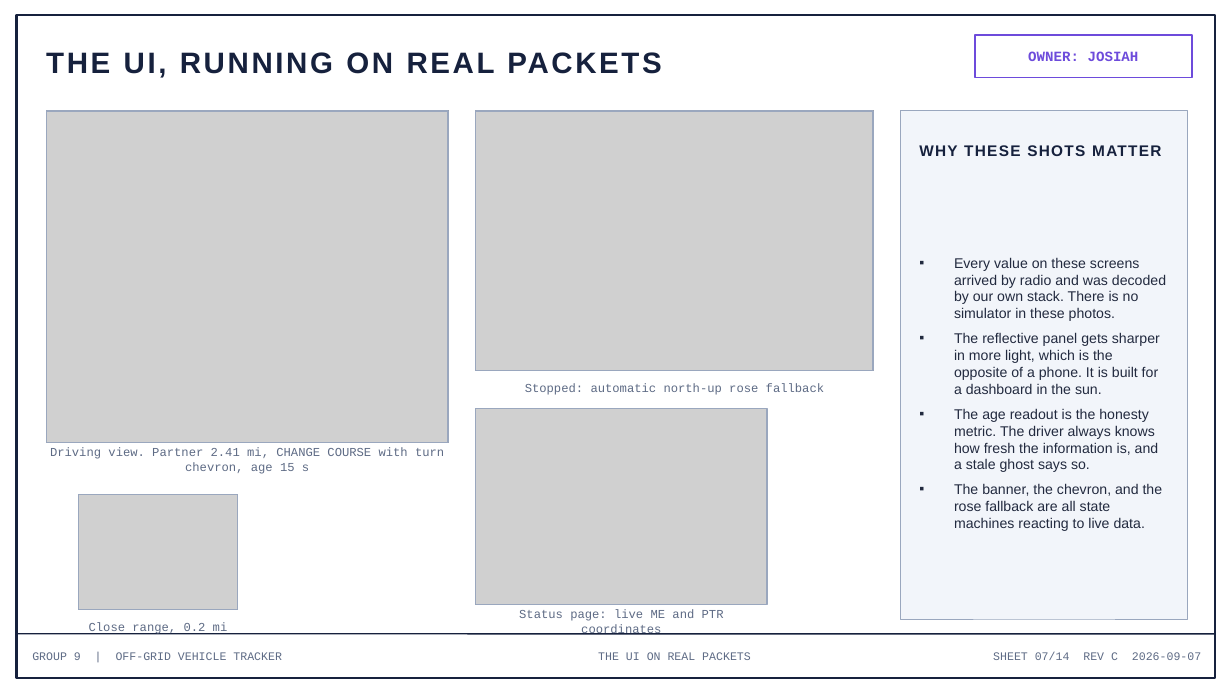
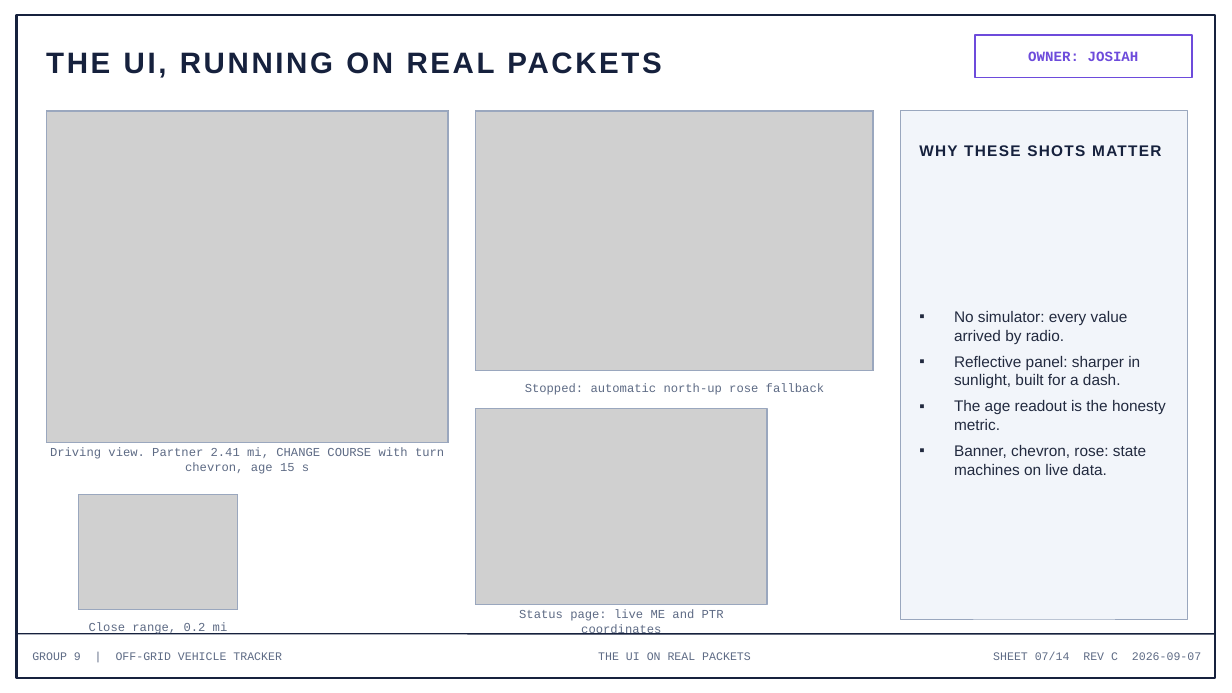
Before and after one commit to deosgracius/offgrid-vehicle-tracker, a slide deck: slide 7 of docs/presentations/Group9_Presentation3_Week3.pptx. Drawn at 1232x693 pixels with LibreOffice and Linux fonts; fonts in the diff are those of the drawing; grey boxes stand for pictures. Boxes give left, top, right and bottom in pixels: in the first picture for what was removed or moved away, otherwise in the second. Text is boxed around its words. In the diff, an @@ line names an element or a change of style, - is before the commit and + after.

```diff
--- a/docs/presentations/Group9_Presentation3_Week3.pptx
+++ b/docs/presentations/Group9_Presentation3_Week3.pptx
@@ text at box(954, 311, 1166, 475): text changed; size 11 to 12 pt @@
-▪ Every value on these screens arrived by radio and was decoded by our own stack. There is no simulator in these photos.
-▪ The reflective panel gets sharper in more light, which is the opposite of a phone. It is built for a dashboard in the sun.
-▪ The age readout is the honesty metric. The driver always knows how fresh the information is, and a stale ghost says so.
-▪ The banner, the chevron, and the rose fallback are all state machines reacting to live data.
+▪ No simulator: every value arrived by radio.
+▪ Reflective panel: sharper in sunlight, built for a dash.
+▪ The age readout is the honesty metric.
+▪ Banner, chevron, rose: state machines on live data.
```
Also in this commit, not shown: 11 other slides changed, 1 other file.
